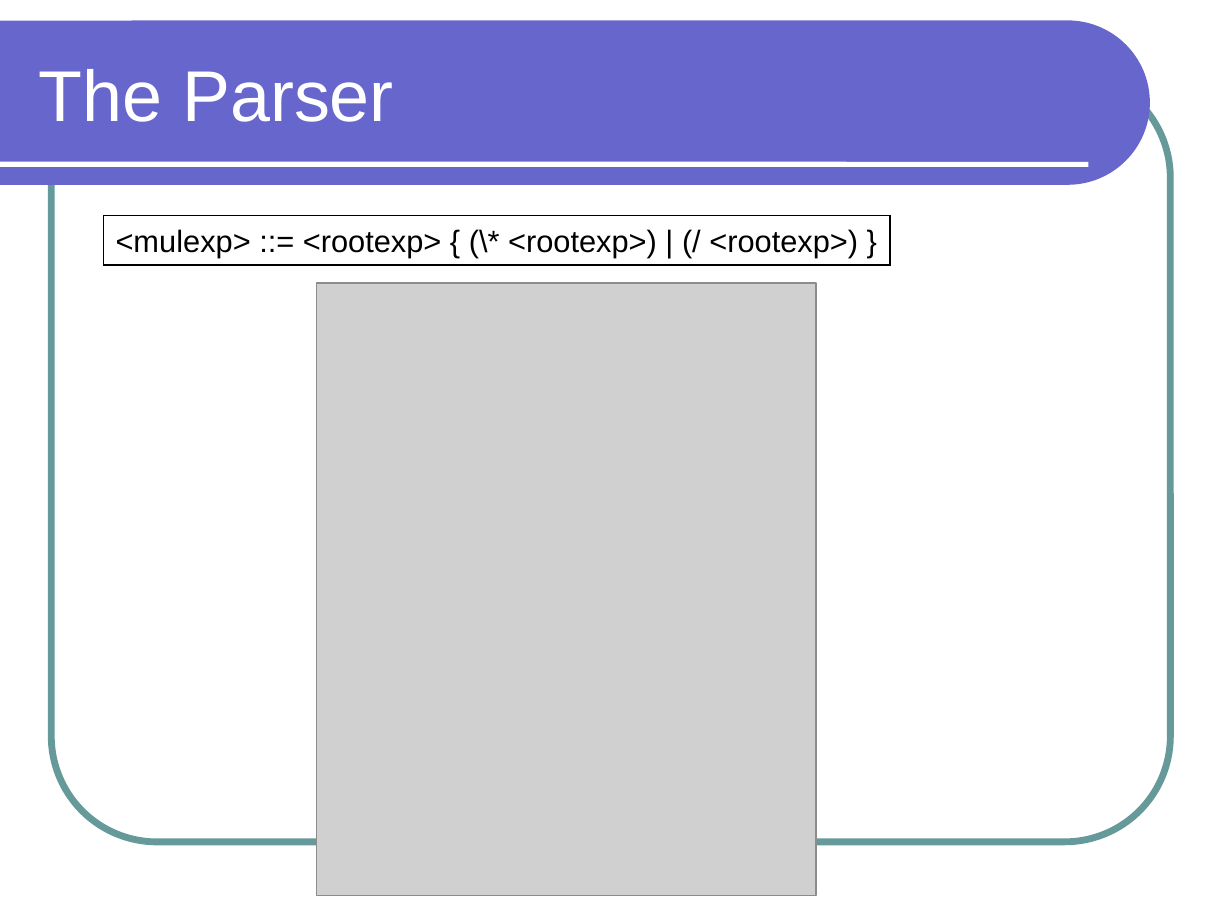
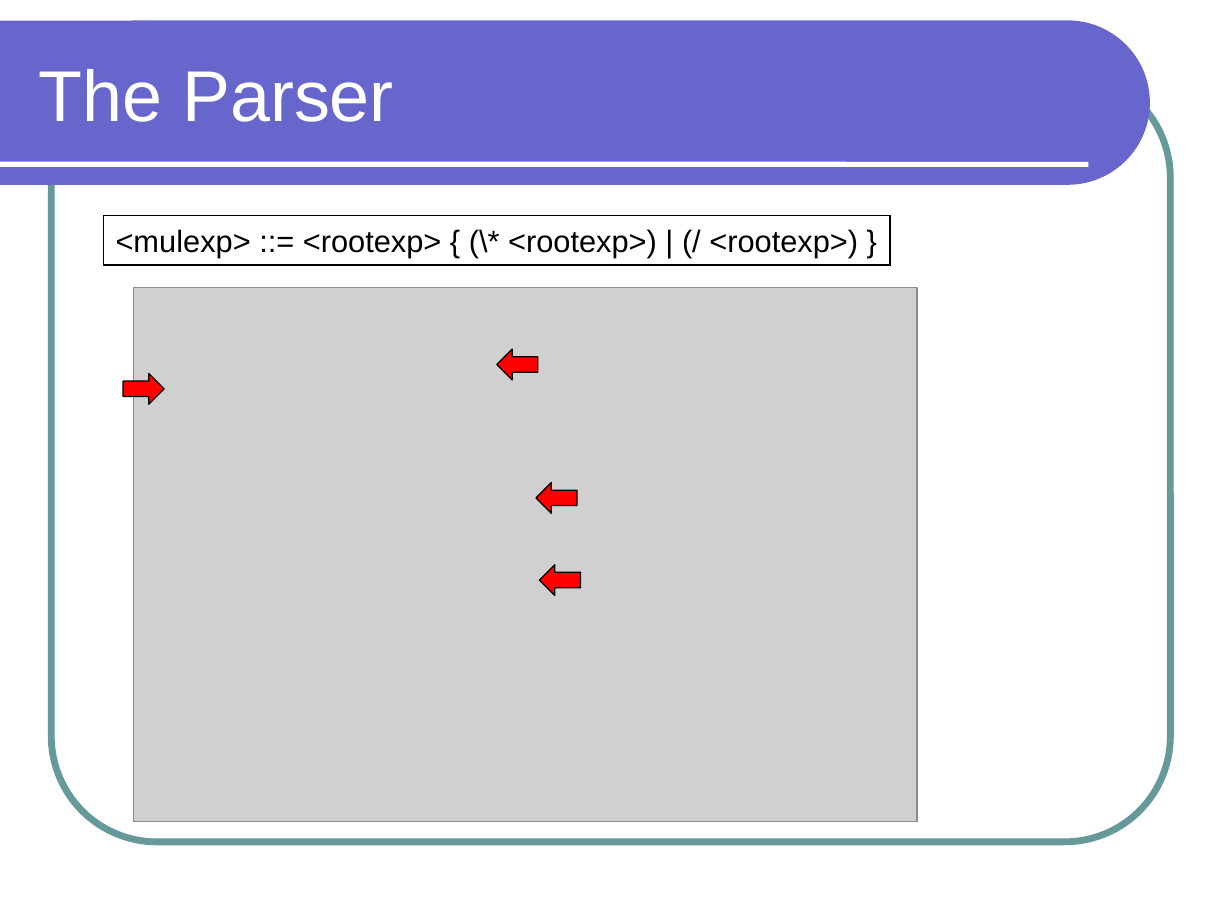
Before and after one commit to lutzhamel/CSC301, a slide deck: slide 14 of notes/csc301-ln012.ppt. Drawn at 1232x924 pixels with LibreOffice and Linux fonts; fonts in the diff are those of the drawing; grey boxes stand for pictures. Boxes give left, top, right and bottom in pixels: in the first picture for what was removed or moved away, otherwise in the second. Text is boxed around its words. In the diff, an @@ line names an element or a change of style, - is before the commit and + after.

```diff
--- a/notes/csc301-ln012.ppt
+++ b/notes/csc301-ln012.ppt
@@ picture: place and size @@
-picture at [317,283,817,896]
+picture at [133,287,917,821]
@@ left arrow added at [496,349,537,379], fill #FF0000, outline #000000 0.74 pt @@
@@ left arrow added at [123,373,164,404], fill #FF0000, outline #000000 0.74 pt @@
@@ left arrow added at [536,483,577,514], fill #FF0000, outline #000000 0.74 pt @@
@@ left arrow added at [540,564,580,595], fill #FF0000, outline #000000 0.74 pt @@
```
Also in this commit, not shown: 6 other slides changed, 3 slides added, 1 slide removed, 3 other files.
